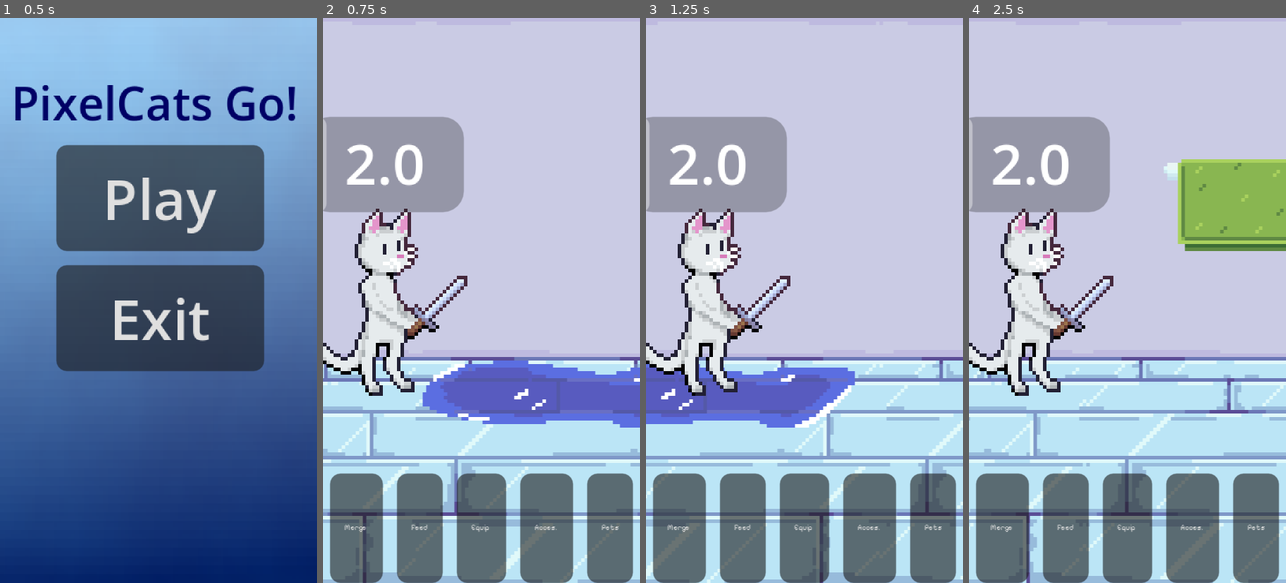
Above: before the commit, frames 1-4 (left to right).
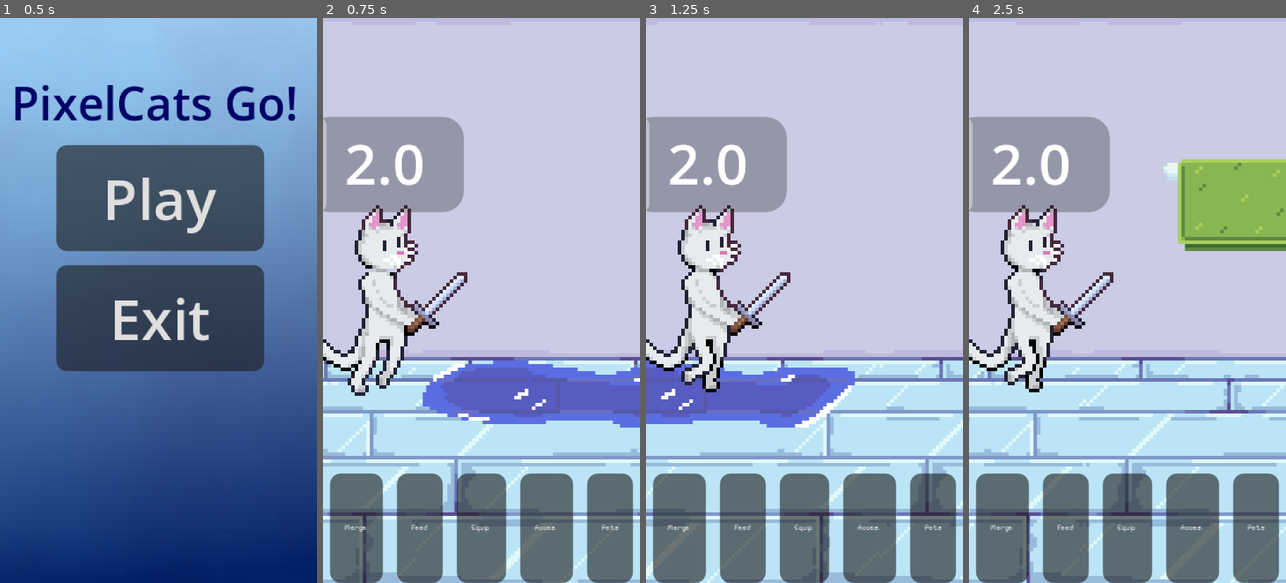
Above: after the commit, the same moments.

Repository: Maksim3l/PixelCats-Go
Game: Godot game, scene res://screens/title_screen.tscn
The game is run twice, just before and just after one commit, with the same random seed, the same clock (stepped at 60 frames per second) and the same inputs.
Inputs:
- Up to frame 1 (0.5 s): no input
- Up to frame 2 (0.75 s): click "Play" at 0.5 s
- Up to frame 3 (1.25 s): no input
- Up to frame 4 (2.5 s): hold Right (move_right) 1.28-2.03 s; hold Left (move_left) from 2.03 s (still down)

Frame 1 is identical in both runs. In frame 2, 3.4% of the frame differs, in the area x 0-46%, y 33-67%; in frame 3, 3.6%; in frame 4, 3.6%.

Commit message:
feat: (visual, logic, data) player animaions

Diff:
--- /dev/null
+++ b/screens/cat_manage.gd
@@ -0,0 +1,22 @@
+extends Node2D
+
+@export var player_character: Node2D
+var save_file_path = "res://data/"
+var save_file_name = "PlayerSave.tres"
+var playerData = PlayerData.new()
+
+func _ready():
+	randomize()
+	if not FileAccess.file_exists(save_file_path + save_file_name):
+		print("No save file found")
+		return false
+
+	# Load the resource
+	var data = ResourceLoader.load(save_file_path + save_file_name)
+	if not data:
+		print("Error loading save file")
+		return false
+	if player_character.has_method("nap"):
+		player_character.nap()
+	player_character.position.x = -32
+	player_character.position.y = -80
--- a/screens/idle_screen.tscn
+++ b/screens/idle_screen.tscn
@@ -1,5 +1,6 @@
-[gd_scene load_steps=45 format=3 uid="uid://bmyvk5ge5jq6k"]
-
+[gd_scene load_steps=47 format=3 uid="uid://bmyvk5ge5jq6k"]
+
+[ext_resource type="Script" uid="uid://bkliwsde236od" path="res://screens/cat_manage.gd" id="1_2qr8l"]
 [ext_resource type="Script" uid="uid://b6oe1ot2ejq3s" path="res://scripts/events/calculate_bg.gd" id="1_36nmi"]
 [ext_resource type="Texture2D" uid="uid://crlb3d82vb5br" path="res://enviroment/house/1_bathroom/bathroom_base_double.png" id="2_24gff"]
 [ext_resource type="Texture2D" uid="uid://ddym0ssdvbmlr" path="res://enviroment/house/1_bathroom/bathroom_towel_double.png" id="3_2qr8l"]
@@ -23,6 +24,7 @@
 [ext_resource type="FontFile" uid="uid://dqo1seqimy8j5" path="res://resources/pixel_sans.ttf" id="20_g8hcl"]
 [ext_resource type="Script" uid="uid://ba3ys3hbkl3il" path="res://scripts/ui_action.gd" id="21_54kng"]
 [ext_resource type="Script" uid="uid://bkcpaydtimyl6" path="res://screens/control_camera.gd" id="22_36nmi"]
+[ext_resource type="PackedScene" uid="uid://c4ot3ksjrurvq" path="res://screens/player.tscn" id="22_o878r"]
 
 [sub_resource type="AtlasTexture" id="AtlasTexture_aqg4e"]
 atlas = ExtResource("2_24gff")
@@ -191,7 +193,9 @@
 default_font = ExtResource("20_g8hcl")
 default_font_size = 2
 
-[node name="IdleScreen" type="Node2D"]
+[node name="IdleScreen" type="Node2D" node_paths=PackedStringArray("player_character")]
+script = ExtResource("1_2qr8l")
+player_character = NodePath("Organizer/Center/ParallaxBackground/ParallaxLayer3/player")
 
 [node name="Organizer" type="CanvasLayer" parent="."]
 
@@ -235,6 +239,12 @@
 [node name="Sprite2D" type="Sprite2D" parent="Organizer/Center/ParallaxBackground/ParallaxLayer2"]
 position = Vector2(0, -68)
 texture = ExtResource("20_24gff")
+
+[node name="ParallaxLayer3" type="ParallaxLayer" parent="Organizer/Center/ParallaxBackground"]
+position = Vector2(90, 80)
+
+[node name="player" parent="Organizer/Center/ParallaxBackground/ParallaxLayer3" instance=ExtResource("22_o878r")]
+position = Vector2(-28, -80)
 
 [node name="UI Top" type="HBoxContainer" parent="Organizer"]
 offset_right = 40.0
--- a/screens/player.tscn
+++ b/screens/player.tscn
@@ -1,72 +1,170 @@
-[gd_scene load_steps=16 format=3 uid="uid://c4ot3ksjrurvq"]
+[gd_scene load_steps=31 format=3 uid="uid://c4ot3ksjrurvq"]
 
 [ext_resource type="Script" uid="uid://ctjyh76sb71o2" path="res://scripts/creature/player.gd" id="1_5jwn5"]
-[ext_resource type="Texture2D" uid="uid://bbxust6tjsc1n" path="res://characters/main/temp.png" id="2_5k2th"]
-[ext_resource type="Texture2D" uid="uid://dfdocskieec21" path="res://characters/main/main.png" id="3_5k2th"]
+[ext_resource type="Texture2D" uid="uid://dq23fem364i6e" path="res://characters/main/attack.png" id="2_wt686"]
+[ext_resource type="Texture2D" uid="uid://corrqm4abg51m" path="res://characters/main/idle_breathing.png" id="3_qf26e"]
 [ext_resource type="PackedScene" uid="uid://bl8dq63e4q50s" path="res://screens/health_bar.tscn" id="4_8qnwq"]
+[ext_resource type="Texture2D" uid="uid://3kpxkqyvv2lu" path="res://characters/main/idle_napping.png" id="4_qf26e"]
+[ext_resource type="Texture2D" uid="uid://fnmos25kty2p" path="res://characters/main/walk.png" id="4_wt686"]
 [ext_resource type="Script" uid="uid://cymskb8os05mp" path="res://scripts/events/damage_particles.gd" id="5_rnd8p"]
 
-[sub_resource type="AtlasTexture" id="AtlasTexture_x8rub"]
-atlas = ExtResource("2_5k2th")
-region = Rect2(16, 64, 16, 32)
-
-[sub_resource type="AtlasTexture" id="AtlasTexture_acaik"]
-atlas = ExtResource("2_5k2th")
-region = Rect2(0, 64, 16, 32)
-
-[sub_resource type="AtlasTexture" id="AtlasTexture_8qnwq"]
-atlas = ExtResource("3_5k2th")
-region = Rect2(0, 0, 64, 64)
-
-[sub_resource type="AtlasTexture" id="AtlasTexture_ovwn0"]
-atlas = ExtResource("2_5k2th")
-region = Rect2(0, 32, 16, 32)
-
-[sub_resource type="AtlasTexture" id="AtlasTexture_7iiwk"]
-atlas = ExtResource("2_5k2th")
-region = Rect2(16, 32, 16, 32)
-
-[sub_resource type="AtlasTexture" id="AtlasTexture_a37lv"]
-atlas = ExtResource("2_5k2th")
-region = Rect2(32, 32, 16, 32)
-
-[sub_resource type="AtlasTexture" id="AtlasTexture_gtgpg"]
-atlas = ExtResource("2_5k2th")
-region = Rect2(48, 32, 16, 32)
+[sub_resource type="AtlasTexture" id="AtlasTexture_pt0rq"]
+atlas = ExtResource("2_wt686")
+region = Rect2(0, 0, 64, 64)
+
+[sub_resource type="AtlasTexture" id="AtlasTexture_woc4k"]
+atlas = ExtResource("2_wt686")
+region = Rect2(64, 0, 64, 64)
+
+[sub_resource type="AtlasTexture" id="AtlasTexture_03ukr"]
+atlas = ExtResource("2_wt686")
+region = Rect2(128, 0, 64, 64)
+
+[sub_resource type="AtlasTexture" id="AtlasTexture_gsa0h"]
+atlas = ExtResource("2_wt686")
+region = Rect2(192, 0, 64, 64)
+
+[sub_resource type="AtlasTexture" id="AtlasTexture_khmpe"]
+atlas = ExtResource("2_wt686")
+region = Rect2(256, 0, 64, 64)
+
+[sub_resource type="AtlasTexture" id="AtlasTexture_dul1j"]
+atlas = ExtResource("2_wt686")
+region = Rect2(320, 0, 64, 64)
+
+[sub_resource type="AtlasTexture" id="AtlasTexture_3p72b"]
+atlas = ExtResource("3_qf26e")
+region = Rect2(0, 0, 64, 64)
+
+[sub_resource type="AtlasTexture" id="AtlasTexture_s771n"]
+atlas = ExtResource("3_qf26e")
+region = Rect2(64, 0, 64, 64)
+
+[sub_resource type="AtlasTexture" id="AtlasTexture_quheg"]
+atlas = ExtResource("3_qf26e")
+region = Rect2(128, 0, 64, 64)
+
+[sub_resource type="AtlasTexture" id="AtlasTexture_cvoup"]
+atlas = ExtResource("3_qf26e")
+region = Rect2(192, 0, 64, 64)
+
+[sub_resource type="AtlasTexture" id="AtlasTexture_yj61m"]
+atlas = ExtResource("4_qf26e")
+region = Rect2(0, 0, 64, 64)
+
+[sub_resource type="AtlasTexture" id="AtlasTexture_1lbhf"]
+atlas = ExtResource("4_qf26e")
+region = Rect2(64, 0, 64, 64)
+
+[sub_resource type="AtlasTexture" id="AtlasTexture_7p5dn"]
+atlas = ExtResource("4_qf26e")
+region = Rect2(128, 0, 64, 64)
+
+[sub_resource type="AtlasTexture" id="AtlasTexture_tww4i"]
+atlas = ExtResource("4_qf26e")
+region = Rect2(192, 0, 64, 64)
+
+[sub_resource type="AtlasTexture" id="AtlasTexture_qf26e"]
+atlas = ExtResource("4_wt686")
+region = Rect2(0, 0, 64, 64)
+
+[sub_resource type="AtlasTexture" id="AtlasTexture_2s7lk"]
+atlas = ExtResource("4_wt686")
+region = Rect2(64, 0, 64, 64)
+
+[sub_resource type="AtlasTexture" id="AtlasTexture_kfj55"]
+atlas = ExtResource("4_wt686")
+region = Rect2(128, 0, 64, 64)
+
+[sub_resource type="AtlasTexture" id="AtlasTexture_hdj2h"]
+atlas = ExtResource("4_wt686")
+region = Rect2(192, 0, 64, 64)
+
+[sub_resource type="AtlasTexture" id="AtlasTexture_h10iw"]
+atlas = ExtResource("4_wt686")
+region = Rect2(256, 0, 64, 64)
+
+[sub_resource type="AtlasTexture" id="AtlasTexture_6fflb"]
+atlas = ExtResource("4_wt686")
+region = Rect2(320, 0, 64, 64)
 
 [sub_resource type="SpriteFrames" id="SpriteFrames_ra7kh"]
 animations = [{
 "frames": [{
 "duration": 1.0,
-"texture": SubResource("AtlasTexture_x8rub")
-}, {
-"duration": 1.0,
-"texture": SubResource("AtlasTexture_acaik")
-}],
-"loop": true,
-"name": &"hit",
-"speed": 5.0
-}, {
-"frames": [{
-"duration": 1.0,
-"texture": SubResource("AtlasTexture_8qnwq")
+"texture": SubResource("AtlasTexture_pt0rq")
+}, {
+"duration": 0.5,
+"texture": SubResource("AtlasTexture_woc4k")
+}, {
+"duration": 0.5,
+"texture": SubResource("AtlasTexture_03ukr")
+}, {
+"duration": 0.5,
+"texture": SubResource("AtlasTexture_gsa0h")
+}, {
+"duration": 0.5,
+"texture": SubResource("AtlasTexture_khmpe")
+}, {
+"duration": 1.0,
+"texture": SubResource("AtlasTexture_dul1j")
+}],
+"loop": false,
+"name": &"attack",
+"speed": 5.0
+}, {
+"frames": [{
+"duration": 2.0,
+"texture": SubResource("AtlasTexture_3p72b")
+}, {
+"duration": 2.0,
+"texture": SubResource("AtlasTexture_s771n")
+}, {
+"duration": 2.0,
+"texture": SubResource("AtlasTexture_quheg")
+}, {
+"duration": 2.0,
+"texture": SubResource("AtlasTexture_cvoup")
 }],
 "loop": true,
 "name": &"idle",
 "speed": 5.0
 }, {
 "frames": [{
-"duration": 1.0,
-"texture": SubResource("AtlasTexture_ovwn0")
-}, {
-"duration": 1.0,
-"texture": SubResource("AtlasTexture_7iiwk")
-}, {
-"duration": 1.0,
-"texture": SubResource("AtlasTexture_a37lv")
-}, {
-"duration": 1.0,
-"texture": SubResource("AtlasTexture_gtgpg")
+"duration": 3.0,
+"texture": SubResource("AtlasTexture_yj61m")
+}, {
+"duration": 3.0,
+"texture": SubResource("AtlasTexture_1lbhf")
+}, {
+"duration": 3.0,
+"texture": SubResource("AtlasTexture_7p5dn")
+}, {
+"duration": 3.0,
+"texture": SubResource("AtlasTexture_tww4i")
+}],
+"loop": true,
+"name": &"nap",
+"speed": 5.0
+}, {
+"frames": [{
+"duration": 1.0,
+"texture": SubResource("AtlasTexture_qf26e")
+}, {
+"duration": 1.0,
+"texture": SubResource("AtlasTexture_2s7lk")
+}, {
+"duration": 1.0,
+"texture": SubResource("AtlasTexture_kfj55")
+}, {
+"duration": 1.0,
+"texture": SubResource("AtlasTexture_hdj2h")
+}, {
+"duration": 1.0,
+"texture": SubResource("AtlasTexture_h10iw")
+}, {
+"duration": 1.0,
+"texture": SubResource("AtlasTexture_6fflb")
 }],
 "loop": true,
 "name": &"walk",
@@ -85,7 +183,8 @@
 [node name="Catimation" type="AnimatedSprite2D" parent="."]
 texture_filter = 1
 sprite_frames = SubResource("SpriteFrames_ra7kh")
-animation = &"idle"
+animation = &"nap"
+frame_progress = 0.14368
 
 [node name="CollisionShape2D" type="CollisionShape2D" parent="."]
 position = Vector2(-0.5, 0.5)
--- a/scripts/arena_manager.gd
+++ b/scripts/arena_manager.gd
@@ -54,6 +54,8 @@
 		print("Error loading save file")
 		return false
 	current_difficulty = data.arena_level
+	if player_character.has_method("walk"):
+		player_character.walk()
 
 func start_battle():
 	if enemies_spawned >= enemies_per_arena[current_difficulty]:
@@ -121,6 +123,8 @@
 	player_character.current_target = null
 	battle_active = false
 	emit_signal("battle_ended", current_difficulty)
+	if player_character.has_method("walk"):
+		player_character.walk()
 
 	if enemies_defeated >= enemies_per_arena[current_difficulty]:
 		arena_complete()
--- a/scripts/creature/player.gd
+++ b/scripts/creature/player.gd
@@ -55,10 +55,35 @@
 
 func attack_target():
 	can_attack = false
-	var damage = attack
-	if current_target and current_target.has_method("take_damage"):
-		current_target.take_damage(damage)
-	attack_timer.start()
+
+	if sprite.is_connected("animation_finished", _on_attack_animation_finished):
+		sprite.disconnect("animation_finished", _on_attack_animation_finished)
+
+	if sprite.is_connected("frame_changed", _on_frame_changed):
+		sprite.disconnect("frame_changed", _on_frame_changed)
+
+	sprite.connect("animation_finished", _on_attack_animation_finished)
+	sprite.connect("frame_changed", _on_frame_changed)
+	sprite.play("attack")
+
+func _on_frame_changed():
+	if sprite.animation == "attack" and sprite.frame == 4:
+		var damage = attack
+		if current_target and current_target.has_method("take_damage"):
+			current_target.take_damage(damage)
+		attack_timer.start()
+
+		if sprite.is_connected("frame_changed", _on_frame_changed):
+			sprite.disconnect("frame_changed", _on_frame_changed)
+
+func _on_attack_animation_finished():
+	if sprite.animation == "attack":
+		sprite.play("idle")
+		if sprite.is_connected("animation_finished", _on_attack_animation_finished):
+			sprite.disconnect("animation_finished", _on_attack_animation_finished)
+
+		if sprite.is_connected("frame_changed", _on_frame_changed):
+			sprite.disconnect("frame_changed", _on_frame_changed)
 
 func take_damage(amount):
 	var actual_damage = max(1, amount - defense)
@@ -182,3 +207,11 @@
 
 func _on_battle_arena_difficulty_increased(new_difficulty):
 	arena_level = new_difficulty
+
+
+func walk():
+	sprite.play("walk")
+
+func nap():
+	sprite.play("nap")
+	#health_bar.visible = false
Binary file changed: characters/main/attack.aseprite
Binary file added: characters/main/attack.png
Not shown, added: characters/main/attack.png.import
Binary file added: characters/main/walk.aseprite
Binary file added: characters/main/walk.png
Not shown, added: characters/main/walk.png.import
Binary file changed: enviroment/items/camp1.png
Binary file added: inspo/fc2052c1b91dd5152cfdce4a90cd224c.gif
Not shown, added: screens/cat_manage.gd.uid
